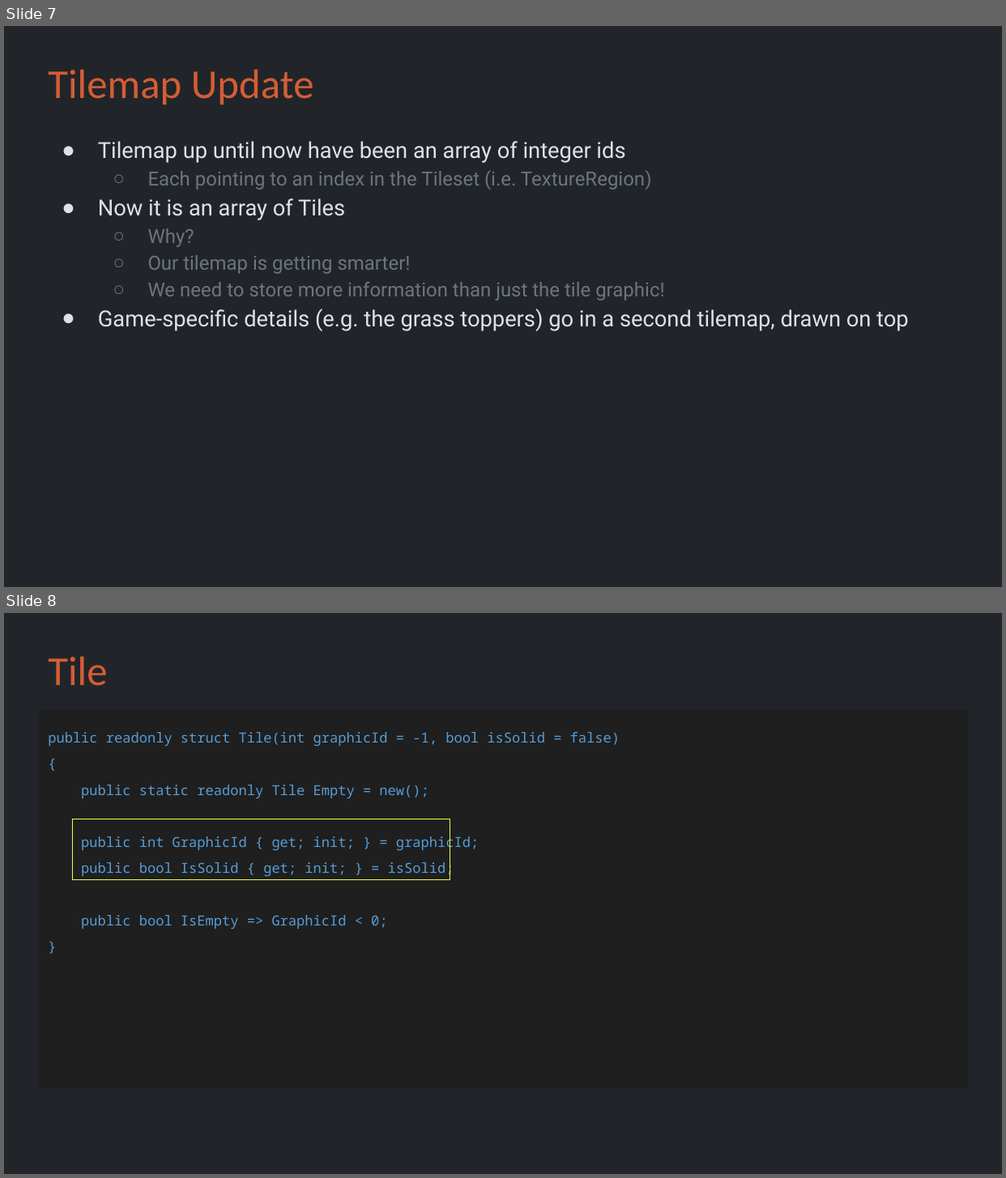
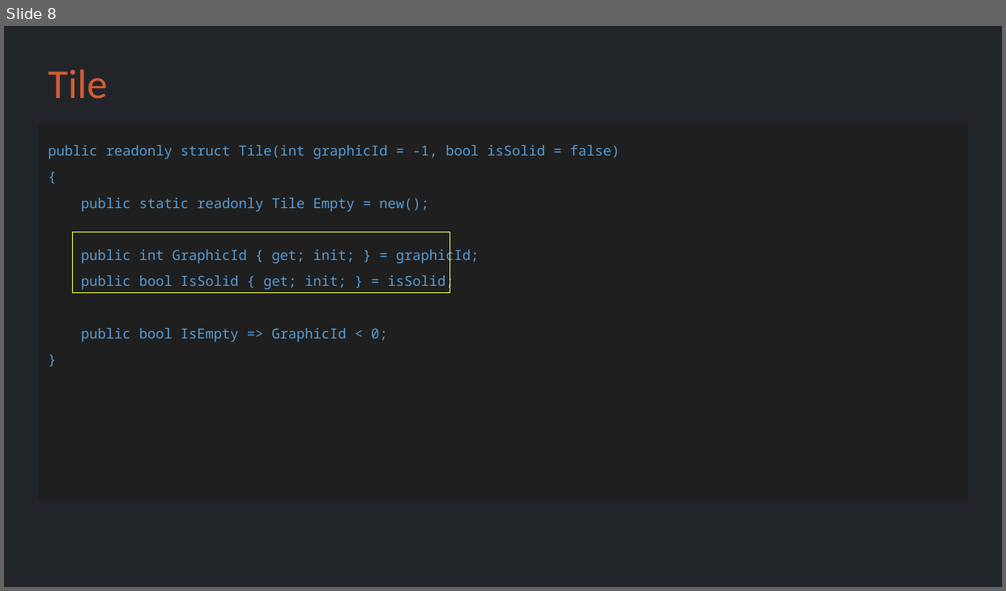
Before and after one commit to Metamate/gar, a slide deck: slides/06 Super Mario Bros.pptx. Shown one above the other, each under a label of ours: slides 7 and 8 before the commit, slide 8 after it. The pictures are 1006x1178 and 1006x591 pixels, drawn with LibreOffice and Linux fonts; fonts in the diff are those of the drawing. Boxes give left, top, right and bottom in pixels: in the first picture for what was removed or moved away, otherwise in the second. Text is boxed around its words. In the diff, an @@ line names an element or a change of style, - is before the commit and + after.

```diff
--- a/slides/06 Super Mario Bros.pptx
+++ b/slides/06 Super Mario Bros.pptx
@@ slide 7 removed at (4,26,1002,587), background #212529 @@
@@ title removed at (48,69,314,105) @@
-Tilemap Update
@@ text removed at (98,141,909,331) @@
-● Tilemap up until now have been an array of integer ids
-  ○ Each pointing to an index in the Tileset (i.e. TextureRegion)
-● Now it is an array of Tiles
-  ○ Why?
-  ○ Our tilemap is getting smarter!
-  ○ We need to store more information than just the tile graphic!
-● Game-specific details (e.g. the grass toppers) go in a second tilemap, drawn on top
```
Also in this commit, not shown: 4 slides changed, 5 slides added, 3 other slides removed.
